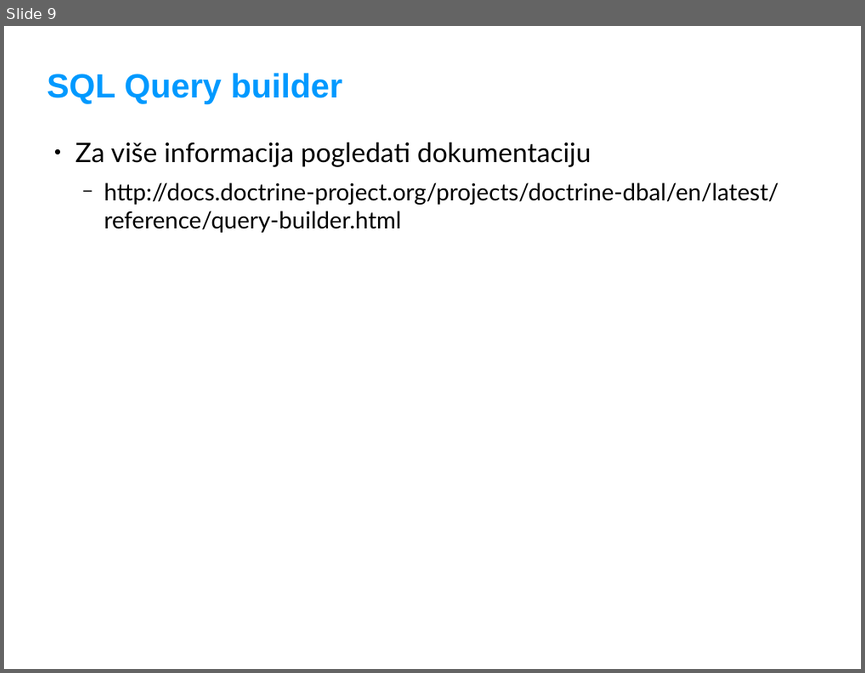
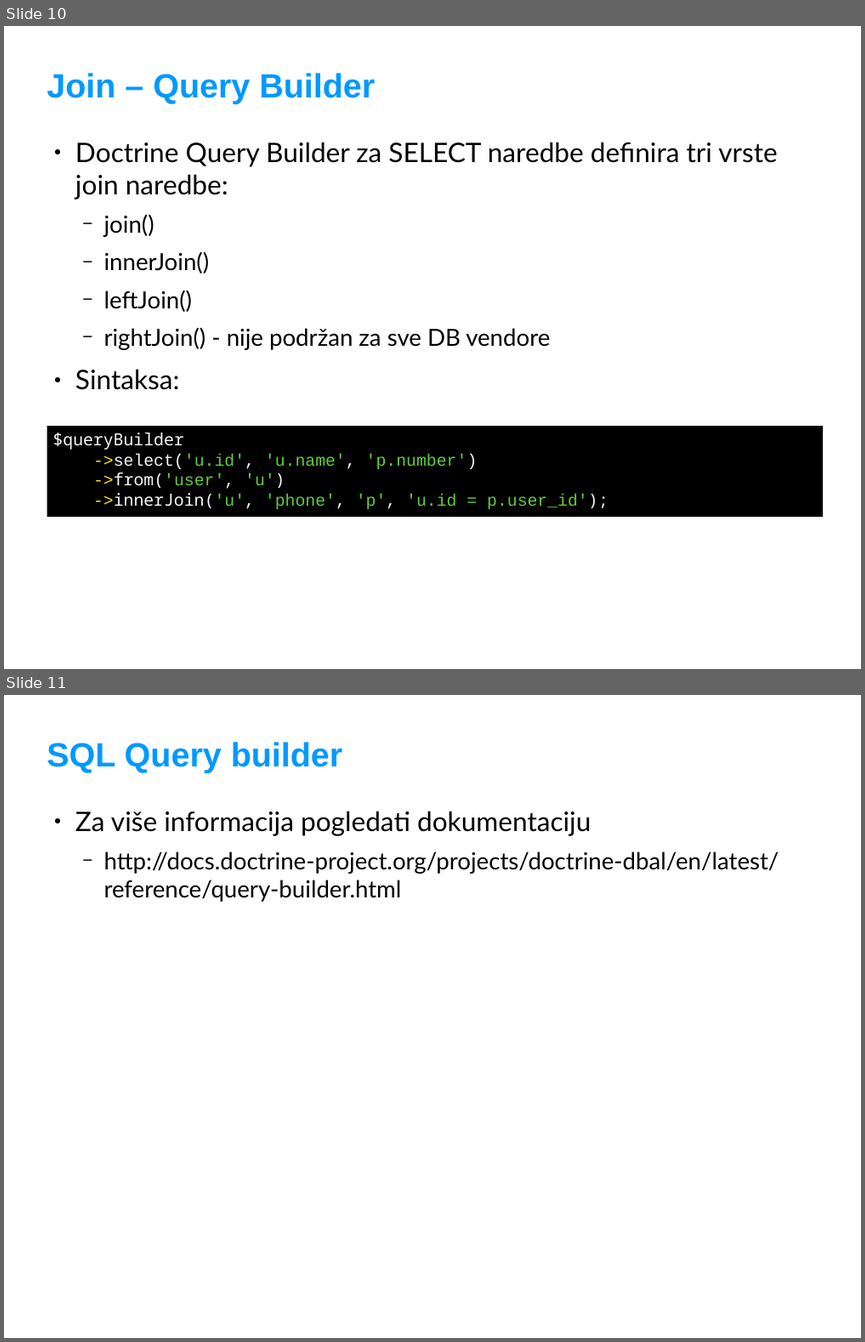
Before and after one commit to adriatichr/php-academy, a slide deck: predavanja/30 Doctrine DBAL.odp. Shown one above the other, each under a label of ours: slide 9 before the commit, slides 10 and 11 after it. The pictures are 865x673 and 865x1342 pixels, drawn with LibreOffice and Linux fonts; fonts in the diff are those of the drawing; background and template pictures are left out. Boxes give left, top, right and bottom in pixels: in the first picture for what was removed or moved away, otherwise in the second. Text is boxed around its words. In the diff, an @@ line names an element or a change of style, - is before the commit and + after.

Commit message:
dopunio DBAL prezentaciju sa primjerom join-a u query builderu

```diff
--- a/predavanja/30 Doctrine DBAL.odp
+++ b/predavanja/30 Doctrine DBAL.odp
@@ slide 10 added at (x1=4, y1=26, x2=861, y2=669), background #FFFFFF @@
@@ title added at (x1=46, y1=73, x2=375, y2=104), 40 pt, text #0099FF, bold @@
+Join – Query Builder
@@ text added at (x1=75, y1=142, x2=777, y2=390), 32 pt, text #000000 @@
+● Doctrine Query Builder za SELECT naredbe definira tri vrste join naredbe:
+  − join()
+  − innerJoin()
+  − leftJoin()
+  − rightJoin() - nije podržan za sve DB vendore
+● Sintaksa:
@@ rectangle added at (x1=47, y1=426, x2=823, y2=516), fill #000000, 20 pt, text #61CE3C @@
+$queryBuilder
+->select('u.id', 'u.name', 'p.number')
+->from('user', 'u')
+->innerJoin('u', 'phone', 'p', 'u.id = p.user_id');
@@ what was slide 9 is now slide 11 @@
```
Also in this commit, not shown: 5 slides changed, 2 other slides added.
